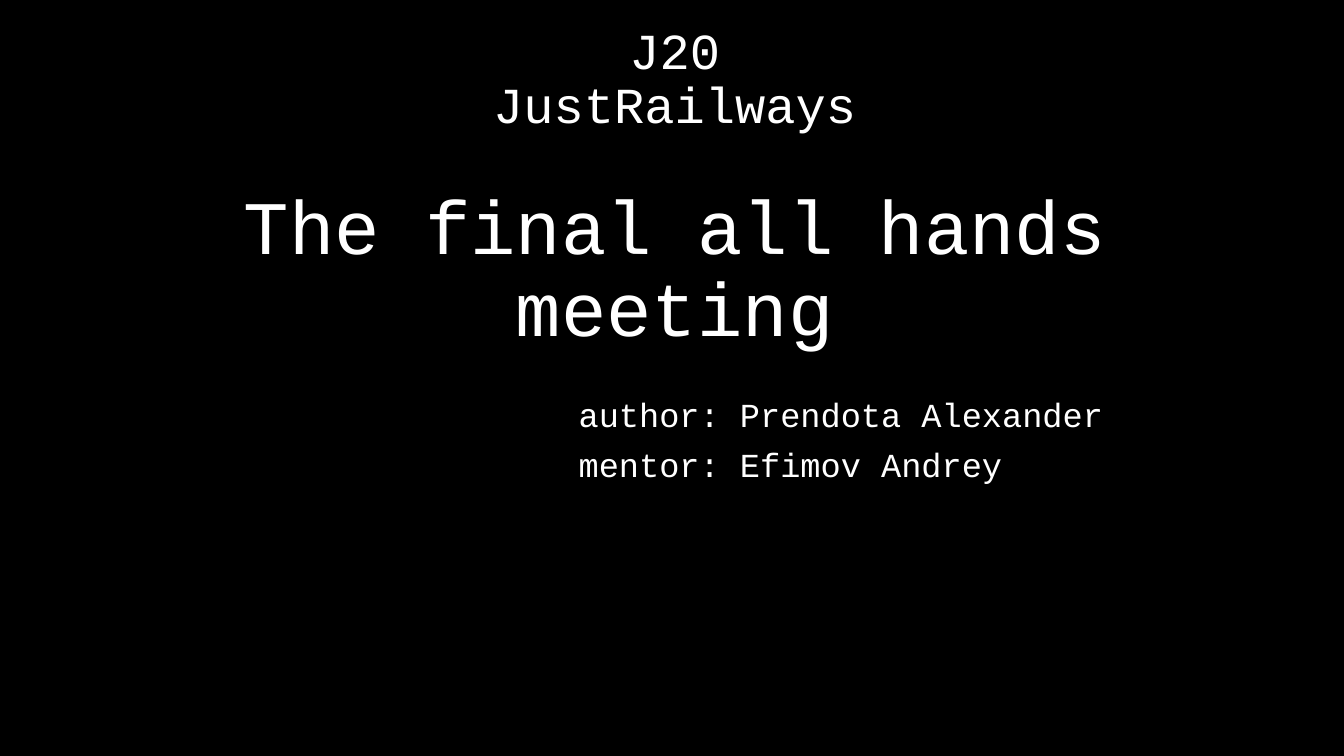
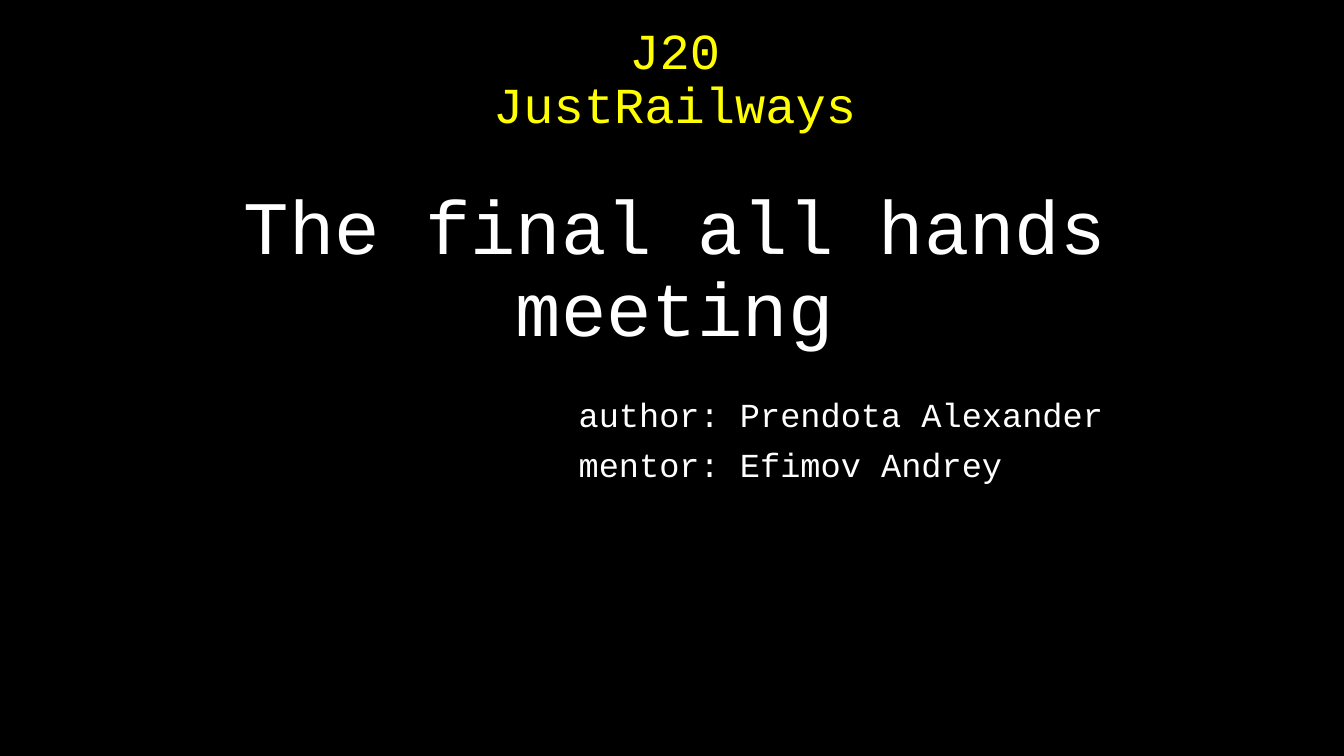
Before and after one commit to AlexanderPrendota/Schweizerische-Bundesbahnen, a slide deck: slide 1 of Project plan/The final All Hands Meeting.pptx. Drawn at 1344x756 pixels with LibreOffice and Linux fonts; fonts in the diff are those of the drawing. Boxes give left, top, right and bottom in pixels: in the first picture for what was removed or moved away, otherwise in the second. Text is boxed around its words. In the diff, an @@ line names an element or a change of style, - is before the commit and + after.

```diff
--- a/Project plan/The final All Hands Meeting.pptx
+++ b/Project plan/The final All Hands Meeting.pptx
@@ title "J20 JustRailways The final all ..." at box(244, 35, 1106, 352): text colour #FFFFFF to #FFFF00 in "J20 JustRailways" @@
```
Also in this commit, not shown: 3 other slides changed, 6 slides added, 4 slides removed, 5 other files.
